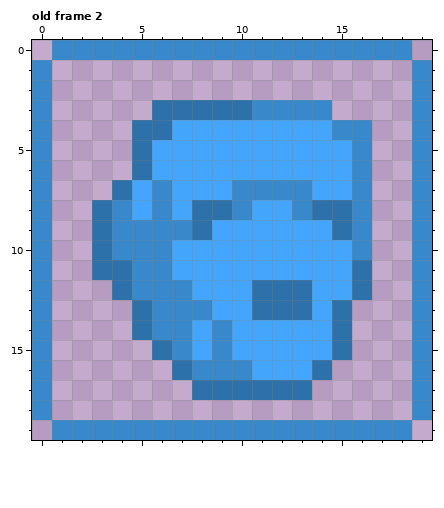
One commit to this pixel-art file: Art/Textures/TutorialManager/computer_head.aseprite. The picture above is the old version.
20x20 pixels, 2 frames. Shown: old frame 2. The commit also changed other frames, which this record leaves out.
The result:
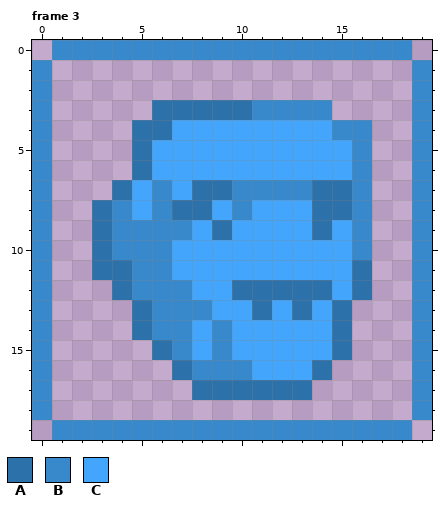
Palette (. is transparent): A #2c71aa  B #3789cc  C #43a6fc
A new or re-ordered frame is compared with the old frame closest to it.
Change:
frames 2 -> 5
Changed rows in their new state; - is an unchanged pixel.
Frame 3 is new; against old frame 2:
first column x 7:
 7 -AA----AA
 8 A-C---C--
 9 -CA----AC
12 ---A---A-
13 -----C---
Pixel boxes of the changes (left, top, right, bottom) in both pictures:
changed: (172, 180, 352, 320)
